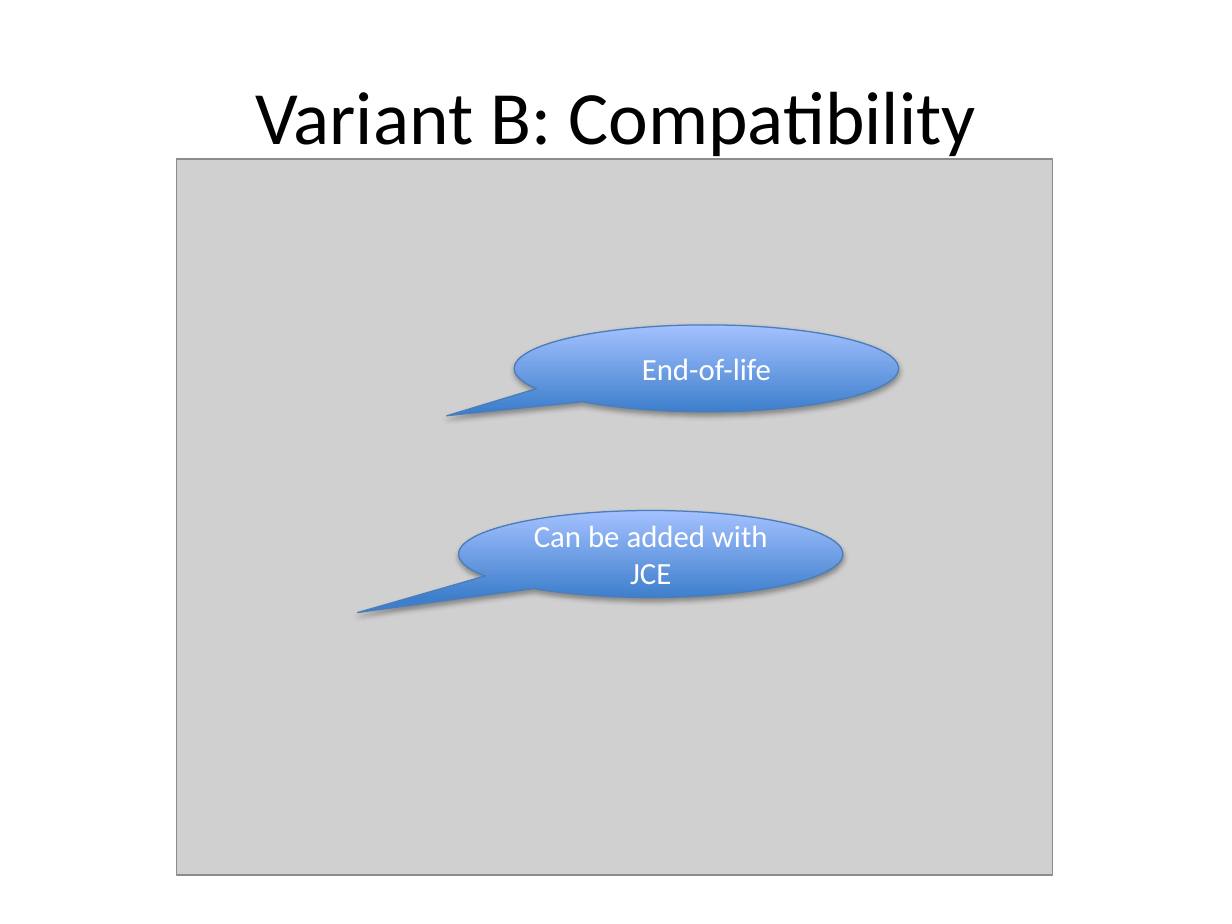
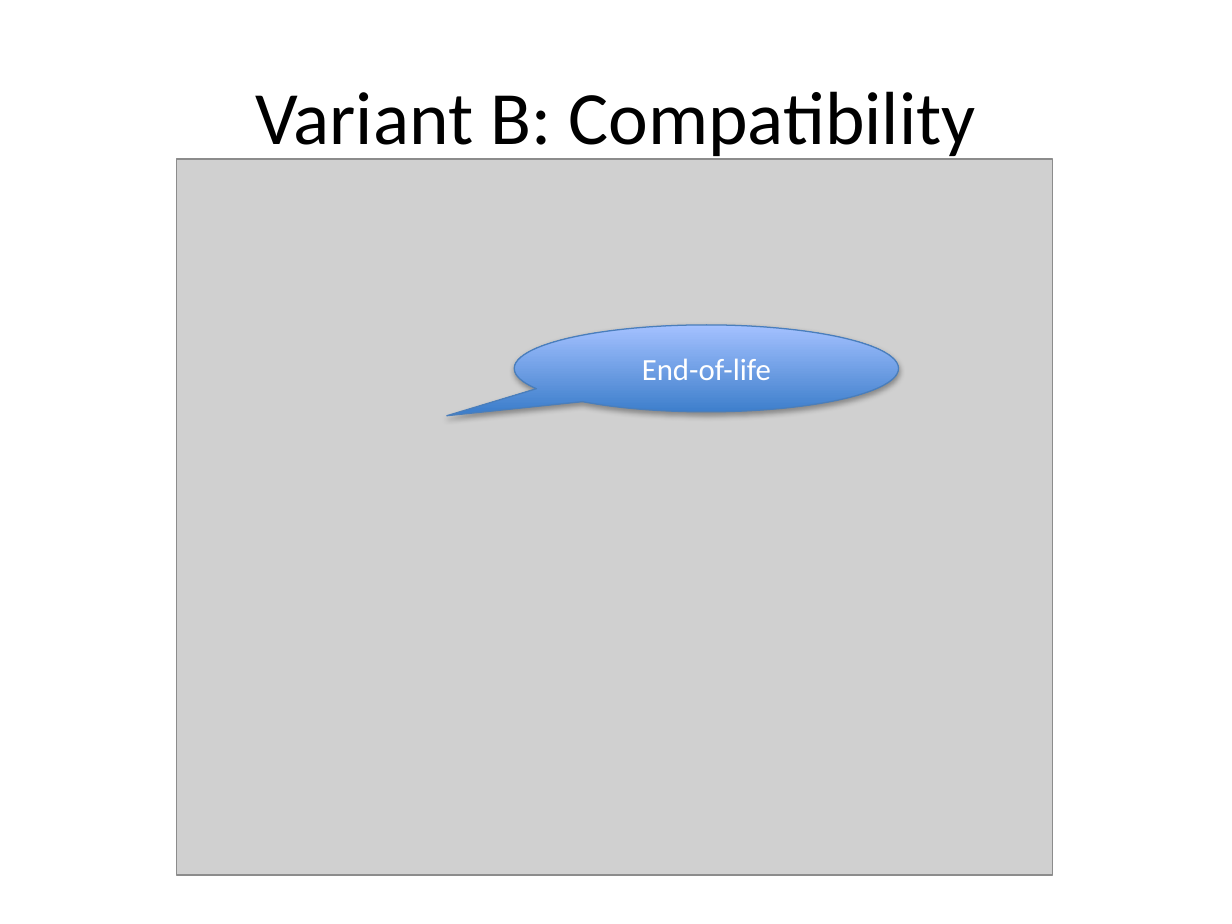
Before and after one commit to BetterCrypto/Applied-Crypto-Hardening, a slide deck: slide 24 of presentations/20131122-Deepsec-ACH project.pptx (slide 25 before the commit). Drawn at 1232x924 pixels with LibreOffice and Linux fonts; fonts in the diff are those of the drawing; grey boxes stand for pictures. Boxes give left, top, right and bottom in pixels: in the first picture for what was removed or moved away, otherwise in the second. Text is boxed around its words. In the diff, an @@ line names an element or a change of style, - is before the commit and + after.

```diff
--- a/presentations/20131122-Deepsec-ACH project.pptx
+++ b/presentations/20131122-Deepsec-ACH project.pptx
@@ speech bubble removed at [458, 510, 843, 598] @@
-Can be added with JCE
```
Also in this commit, not shown: 9 other slides changed, 1 slide removed.
